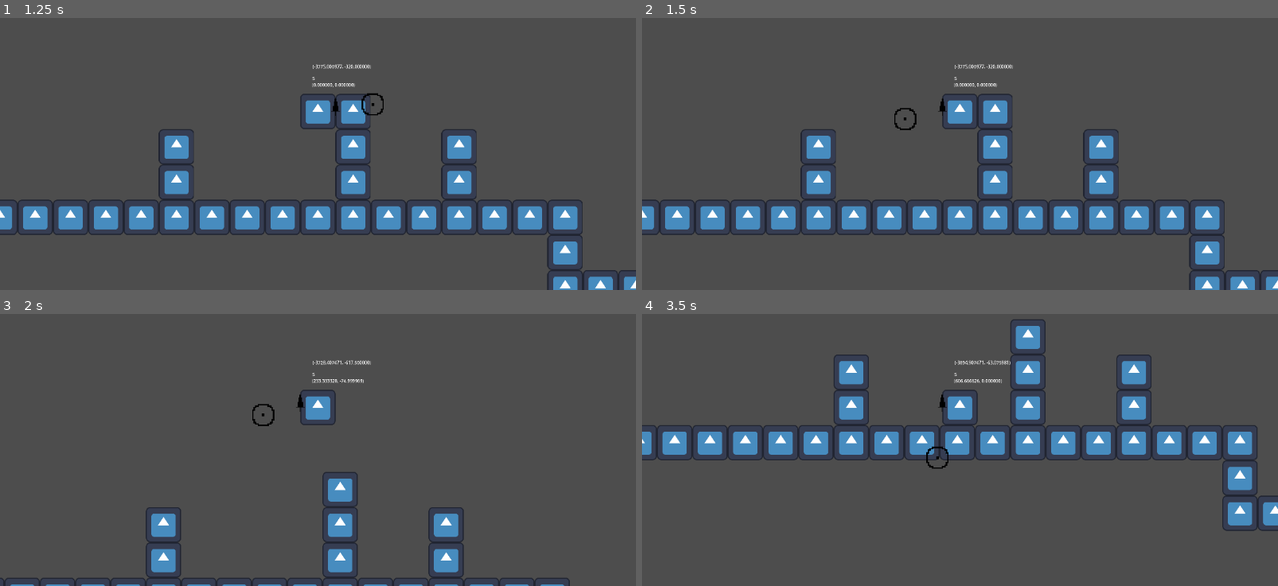
Above: before the commit, frames 1-4 (two rows, left to right).
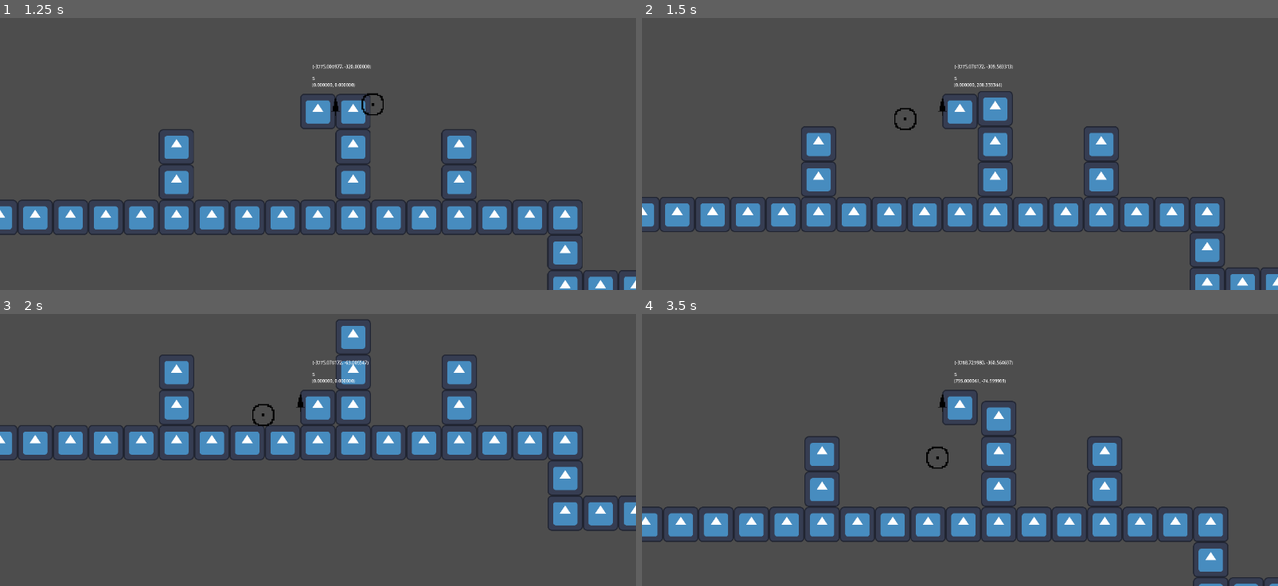
Above: after the commit, the same moments.

Repository: CWmain/ParryPlatformer
Game: Godot game, scene res://levels/test_level.tscn
Same seed, same stepped clock (60 frames per second), same inputs: the game is played once before the commit and once after it. The engine's default icon, where the game draws it, is replaced by a stand-in: a white triangle on a blue panel in a dark square.
Inputs (mouse positions are in pixels of both pictures, inside the frame that each line leads up to):
- Up to frame 1 (1.25 s): move the mouse to (457, 94) at 0.52 s; hold Right (right) from 0.53 s (still down); click (457, 94) at 0.6 s; tap W (jump) at 0.77 s
- Up to frame 2 (1.5 s): keep holding Right (right); move the mouse to (832, 129) at 1.27 s; right-click (832, 129) at 1.35 s
- Up to frame 3 (2 s): keep holding Right (right); tap W (jump) at 1.52 s
- Up to frame 4 (3.5 s): move the mouse to (1023, 327) at 2.02 s; release Right (right) at 2.03 s; hold A (left) 2.03-2.78 s; click (1023, 327) at 2.1 s; move the mouse to (928, 479) at 2.77 s; hold Right (right) from 2.78 s (still down); right-click (928, 479) at 2.85 s; tap W (jump) at 3.02 s

Frame 1 is identical in both runs. In frame 2, 6.0% of the frame differs, in the area x 0-100%, y 16-100%; in frame 3, 15%; in frame 4, 22%, in the area x 0-100%, y 2-100%.

Commit message:
Made new face_mouse to handle rotating the player, now the ledge grap only works on the side the player is facing, may modify to always work on both sides

Diff:
--- a/scripts/player.gd
+++ b/scripts/player.gd
@@ -85,7 +85,7 @@
 		move_and_slide()
 
 
-	place_sword_way_player_is_facing()
+	face_mouse()
 
 	# Handle sword swing
 	if Input.is_action_just_pressed("attack"):
@@ -103,14 +103,26 @@
 
 	move_and_slide()
 
-func place_sword_way_player_is_facing():
+func face_mouse():
 	var _mouse_pos = get_global_mouse_position()
+	place_sword_way_player_is_facing(_mouse_pos)
+	place_ledge_grab_detection_way_player_is_facing(_mouse_pos)
+
+func place_sword_way_player_is_facing(_mouse_pos: Vector2):
 	if _mouse_pos.x > position.x:
 		sword.position = Vector2(64, 0)
 		sword.scale = Vector2(1,1)
 	else:
 		sword.scale = Vector2(-1,1)
 		sword.position = Vector2(-64, 0)
+
+func place_ledge_grab_detection_way_player_is_facing(_mouse_pos: Vector2):
+	if _mouse_pos.x > position.x:
+		ledge_detection.position = Vector2(32, -64)
+		ledge_detection.scale = Vector2(1,1)
+	else:
+		ledge_detection.scale = Vector2(-1,1)
+		ledge_detection.position = Vector2(-32, -64)
 
 # Directly modifies velocity.x
 func ground_velocity(direction, delta):
